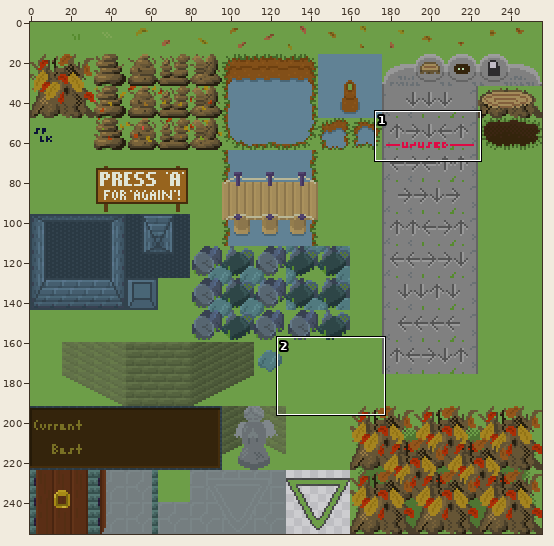
One commit to this sprite sheet: src/data/image/8-outdoors.png. The first picture is a wide view before the edit; the outline marks the close-up.
Close-up. Old version:
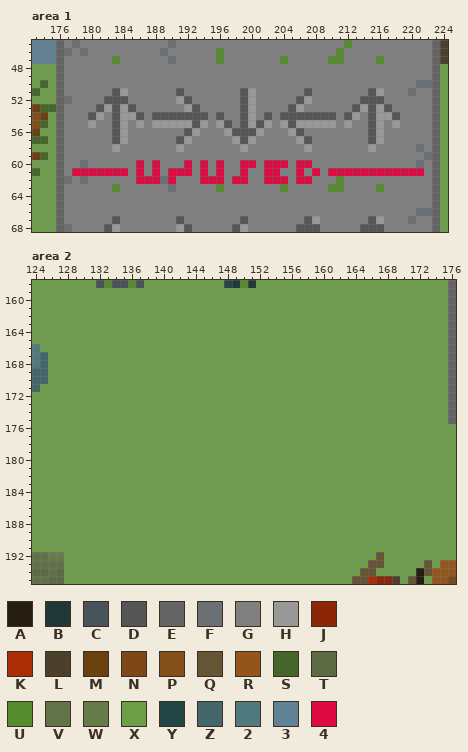
The file is 256x256 pixels. Colours within 5 levels of each other are drawn and written as one. Shown: area 1: x 173..224, y 45..68; area 2: x 124..176, y 158..195. The commit also changed other parts of the picture, which this record leaves out.
Palette (. is transparent): A #251e10  B #223738  C #48535a  D #555555  E #646464  F #6a7074  G #808080  H #989898  J #8b2606  K #ab2e06  L #4b402b  M #6d4010  N #7d4816  P #824f18  Q #665535  R #93551b  S #446729  T #5c6b44  U #568b2e  V #627249  W #677a4a  X #6d9e48  Y #244546  Z #42666b  2 #517a7f  3 #618295  4 #de0a44
Pixels before, area 1, first column x 173:
45 333EGFGGGGGGGGGGGFGGGGGGGGGGGGGGGGGGGGGUGGGGGGGGGGEL
46 333EFGFGGGGGGGGGFGGGGGGUGGGGGGGGGGGGGGUGGGGGGGGGGGEL
47 333EGGGGGGUGGGGGGFGGGGGUGGGGGGGUGGGGGUUGGGGUGGGGGGEL
48 XXXEGGGGGGGGGGGGGGGGGGGGGGGGGGGGGGGGGGGGGGGGGGGGGGEX
49 XXXEGGGGGGGGGGGGGGGGGGGGGGGGGGGGGGGGGGGGGGGGGGGGGGEX
50 XSXEGGGGGGGGGGGGGGGGGGGGGGGGGGGGGGGGGGGGGGGGGGGGFFEX
51 SXXEGGGGGGDHGGGGGGDGGGGGGGDHGGGGGGDGGGGGGGDHGGGFGGEX
52 XXXEFGGGGDDDGGGGGGHDGGGGGGDHGGGGGDHGGGGGGDDDGGGGGGEX
53 MSSEGGGGDHDHDGGGGGGHDGGGGGDHGGGGDHGGGGGGDHDHDGGGGGEX
54 PMXEGGGDHGDHHDGDDDDDDDGDGGDHGDGDDDDDDDGDHGDHHDGGGGEX
55 PSXEGGGHGGDHGHGHHHHHDHGHDGDHDHGHDHHHHHGHGGDHGHGGGGEX
56 MXXEGGGGGGDHGGGGGGGDHGGGHDDDHGGGHDGGGGGGGGDHGGGGGGEX
57 SSXEGGGGGGDHGGGGGGDHGGGGGHDHGGGGGHDGGGGGGGDHGGGGGGEX
58 XXXEGGGGGGHGGGGGGGHGGGGGGGHGGGGGGGHGGGGGGGHGGGGGFGEX
59 MSXEGGGGGGGGGGGGGGGGGGGGGGGGGGGGGGGGGGGGGGGGGGGGGFEX
60 XXXEGGFGGGGGG4G4GGG4G4G4GG44G444G44GGGGGGGGGGGGGFGEX
61 SXXEG4444444G4G4G444G4G4GG4GG44GG4G4G444444444444GEX
62 XXXEFGFGGGGGG444F4GGG444G44GG444G44GGGUGGGGGGGGGGGEX
63 XXXEGGGGGGUGGGGGGFGGGGGUGGGGGGGUGGGGGUUGGGGUGGGGGGEX
64 XXXEGGGGGGGGGGGGGGGGGGGGGGGGGGGGGGGGGGGGGGGGGGGGGGEX
65 XXXEGGGGGGGGGGGGGGGGGGGGGGGGGGGGGGGGGGGGGGGGGGGGGGEX
66 XXXEGGGGGGGGGGGGGGGGGGGGGGGGGGGGGGGGGGGGGGGGGGGGFFEX
67 XXXEGGGGGGDGGGGGGGDGGGGGGGDGGGGGGGDHGGGGGGDHGGGFGGEX
68 XXXEFGGGGDHGGGGGGGHDGGGGGDHGGGGGGDDDGGGGGDDDGGGGGGEX
Pixels before, area 2, first column x 124:
158 XXXXXXXXCUCCUCXXXXXXXXXXYBUBXXXXXXXXXXXXXXXXXXXXXXXXE
159 XXXXXXXXXXXXXXXXXXXXXXXXXXXXXXXXXXXXXXXXXXXXXXXXXXXXE
160 XXXXXXXXXXXXXXXXXXXXXXXXXXXXXXXXXXXXXXXXXXXXXXXXXXXXE
161 XXXXXXXXXXXXXXXXXXXXXXXXXXXXXXXXXXXXXXXXXXXXXXXXXXXXE
162 XXXXXXXXXXXXXXXXXXXXXXXXXXXXXXXXXXXXXXXXXXXXXXXXXXXXE
163 XXXXXXXXXXXXXXXXXXXXXXXXXXXXXXXXXXXXXXXXXXXXXXXXXXXXE
164 XXXXXXXXXXXXXXXXXXXXXXXXXXXXXXXXXXXXXXXXXXXXXXXXXXXXE
165 XXXXXXXXXXXXXXXXXXXXXXXXXXXXXXXXXXXXXXXXXXXXXXXXXXXXE
166 2XXXXXXXXXXXXXXXXXXXXXXXXXXXXXXXXXXXXXXXXXXXXXXXXXXXE
167 2ZXXXXXXXXXXXXXXXXXXXXXXXXXXXXXXXXXXXXXXXXXXXXXXXXXXE
168 2ZXXXXXXXXXXXXXXXXXXXXXXXXXXXXXXXXXXXXXXXXXXXXXXXXXXE
169 ZZXXXXXXXXXXXXXXXXXXXXXXXXXXXXXXXXXXXXXXXXXXXXXXXXXXE
170 ZZXXXXXXXXXXXXXXXXXXXXXXXXXXXXXXXXXXXXXXXXXXXXXXXXXXE
171 ZXXXXXXXXXXXXXXXXXXXXXXXXXXXXXXXXXXXXXXXXXXXXXXXXXXXE
172 XXXXXXXXXXXXXXXXXXXXXXXXXXXXXXXXXXXXXXXXXXXXXXXXXXXXE
173 XXXXXXXXXXXXXXXXXXXXXXXXXXXXXXXXXXXXXXXXXXXXXXXXXXXXE
174 XXXXXXXXXXXXXXXXXXXXXXXXXXXXXXXXXXXXXXXXXXXXXXXXXXXXE
175 XXXXXXXXXXXXXXXXXXXXXXXXXXXXXXXXXXXXXXXXXXXXXXXXXXXXE
176 XXXXXXXXXXXXXXXXXXXXXXXXXXXXXXXXXXXXXXXXXXXXXXXXXXXXX
177 XXXXXXXXXXXXXXXXXXXXXXXXXXXXXXXXXXXXXXXXXXXXXXXXXXXXX
178 XXXXXXXXXXXXXXXXXXXXXXXXXXXXXXXXXXXXXXXXXXXXXXXXXXXXX
179 XXXXXXXXXXXXXXXXXXXXXXXXXXXXXXXXXXXXXXXXXXXXXXXXXXXXX
180 XXXXXXXXXXXXXXXXXXXXXXXXXXXXXXXXXXXXXXXXXXXXXXXXXXXXX
181 XXXXXXXXXXXXXXXXXXXXXXXXXXXXXXXXXXXXXXXXXXXXXXXXXXXXX
182 XXXXXXXXXXXXXXXXXXXXXXXXXXXXXXXXXXXXXXXXXXXXXXXXXXXXX
183 XXXXXXXXXXXXXXXXXXXXXXXXXXXXXXXXXXXXXXXXXXXXXXXXXXXXX
184 XXXXXXXXXXXXXXXXXXXXXXXXXXXXXXXXXXXXXXXXXXXXXXXXXXXXX
185 XXXXXXXXXXXXXXXXXXXXXXXXXXXXXXXXXXXXXXXXXXXXXXXXXXXXX
186 XXXXXXXXXXXXXXXXXXXXXXXXXXXXXXXXXXXXXXXXXXXXXXXXXXXXX
187 XXXXXXXXXXXXXXXXXXXXXXXXXXXXXXXXXXXXXXXXXXXXXXXXXXXXX
188 XXXXXXXXXXXXXXXXXXXXXXXXXXXXXXXXXXXXXXXXXXXXXXXXXXXXX
189 XXXXXXXXXXXXXXXXXXXXXXXXXXXXXXXXXXXXXXXXXXXXXXXXXXXXX
190 XXXXXXXXXXXXXXXXXXXXXXXXXXXXXXXXXXXXXXXXXXXXXXXXXXXXX
191 XXXXXXXXXXXXXXXXXXXXXXXXXXXXXXXXXXXXXXXXXXXXXXXXXXXXX
192 VVWWXXXXXXXXXXXXXXXXXXXXXXXXXXXXXXXXXXXXXXXQXXXXXXXXX
193 VVVVXXXXXXXXXXXXXXXXXXXXXXXXXXXXXXXXXXXXXXQQXXXXXQXRR
194 TTVTXXXXXXXXXXXXXXXXXXXXXXXXXXXXXXXXXXXXXQQXXXXXAQRRR
195 VVTTXXXXXXXXXXXXXXXXXXXXXXXXXXXXXXXXXXXXQQKJJLXQAXRRN
Once edited:
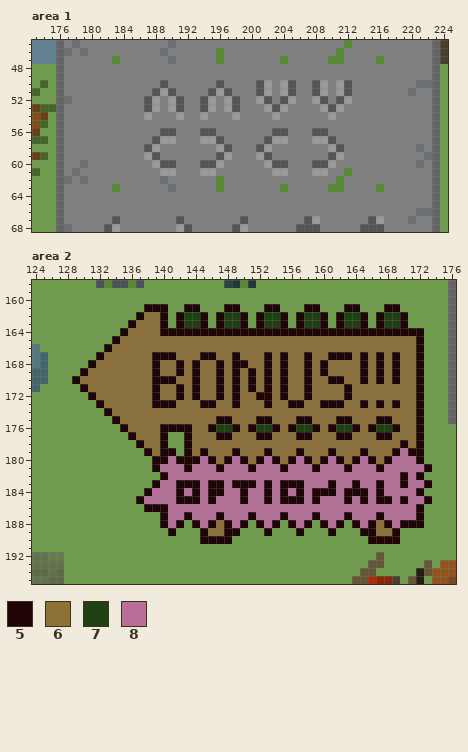
Colours new in this view: 5 #1f0505  6 #8e7137  7 #1f4010  8 #b96e99
What changed:
Changed rows in their new state; - is an unchanged pixel.
Area 1:
first column x 178:
50 -----------D------D----DH-HD--DH-HD---------
51 -----GG---DHDG---DHD-GGDH-HD-GDH-HD--GG-----
52 ----GGG--DH-HDG-DH-HDGGHD-DHGGHD-DH-GGG-----
53 ---GGGGG-DH-HDGGDH-HDGG-HDHGG--HDH-GGGGG----
54 --GG-GGGGHGGGHGGH-G-HGG-GHGGGGGGH-GG-GGGG---
55 --G--GG-G-GGGGGGG-GG-GGGG-GGGGGGG-G--GG-G---
56 -----GG----DD-GGDD-GGGGG-DDGG-DD-----GG-----
57 -----GG---DHHGG-HHD-GGG-DHH-GGHHD----GG-----
58 -----G---DH--G----HD-G-DH----G--HD---G------
59 ---------HD-------DH---HD-------DH----------
60 --------G-HDD-G-DDH--GG-HDD-GGDDH-----------
61 FGGGGGG-G-GHHGG-HHG--G--GHH-G-HHGGUGGGGGGGGG
62 --------GGG-G---GGU-GG--GGG-GG--------------
Area 2:
first column x 129:
161 ---------555--55---55---55---55---55---55----
162 --------5665-5775-5775-5775-5775-5775-5775---
163 -------56665-5775-5775-5775-5775-5775-5775---
164 ------56666555555555555555555555555555555555-
165 -----566666666666666666666666666666666666665-
166 ----5666666666666666666666666666666666666665-
167 ---56666665556665566566656566566555656565665-
168 --566666665665656656556656566565666656565665-
169 -5666666665665656656565656566565666656565665-
170 56666666665556656656565656566566556656565665-
171 -5666666665665656656565656566566665666666665-
172 --566666665665656656566556566566665666666665-
173 ---56666665556665566566656655665556656565665-
174 ----5666666666666666666666666666666666666665-
175 -----566666666666655666556665566655666556665-
176 ------56666555566577565775657756577565775665-
177 -------56665--566655666556665566655666556665-
178 --------5665--566666666666666666666666666565-
179 ---------5655-565666566656665666566656665855-
180 ----------5585558565856585658565856585658885-
181 ----------58885888588858885888588858885888885
182 -----------588888888888888888888888888888585-
183 ----------58855585585558585558885885885885885
184 ---------58885858558858858585855585558588885-
185 --------5888855585888588585558588858585585885
186 ---------55588888888888888888888888888888885-
187 -----------588588858885888588858885888588885-
188 -----------585-5856585-585-585-585-585658555-
189 ------------5---56655---5---5---5---55665----
190 ----------------5555-----------------5555----
Where, in picture pixels (left, top, right, bottom), the same in both close-ups:
changed: (72, 80, 424, 184)
changed: (72, 304, 432, 544)
